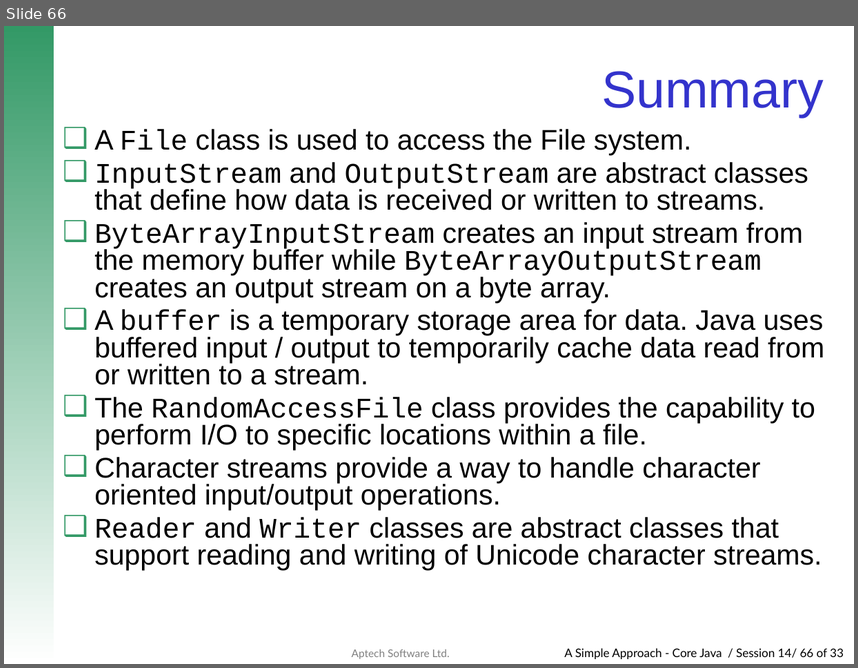
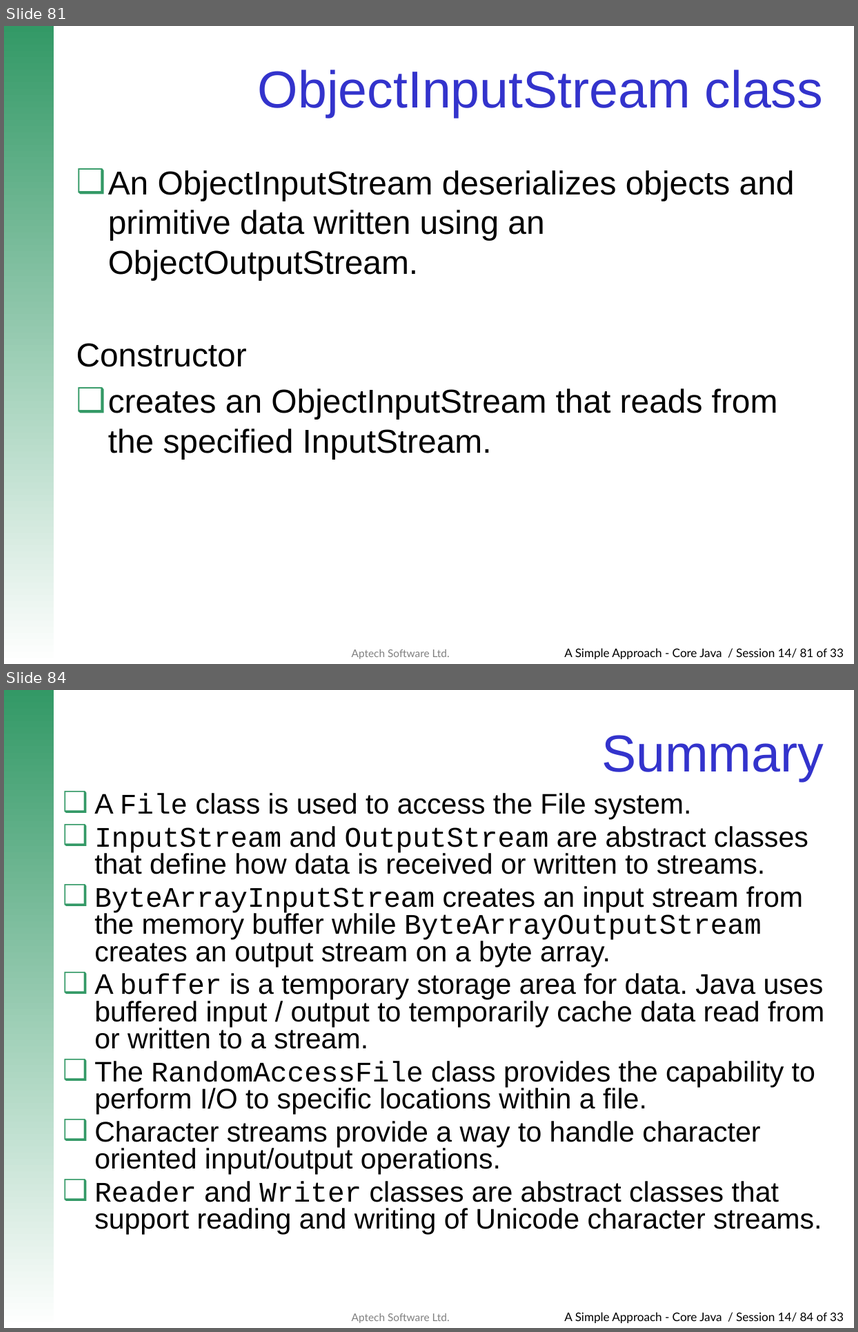
Before and after one commit to Neeti29/Java-Programs, a slide deck: IOPackage.pptx. Shown one above the other, each under a label of ours: slide 66 before the commit, slides 81 and 84 after it; the slides between them are not shown. The pictures are 858x668 and 858x1332 pixels, drawn with LibreOffice and Linux fonts; fonts in the diff are those of the drawing; background and template pictures are left out. Boxes give left, top, right and bottom in pixels: in the first picture for what was removed or moved away, otherwise in the second. Text is boxed around its words. In the diff, an @@ line names an element or a change of style, - is before the commit and + after.

```diff
--- a/IOPackage.pptx
+++ b/IOPackage.pptx
@@ slide 81 added at (4,26,854,664), background #FFFFFF; not listed: 3 template elements that a slide beside it also shows @@
@@ title added at (258,69,823,117), 44 pt, text #3333CC @@
+ObjectInputStream class
@@ text added at (76,170,795,459), 28 pt, text #000000 @@
+❑ An ObjectInputStream deserializes objects and primitive data written using an ObjectOutputStream.
+Constructor
+❑ creates an ObjectInputStream that reads from the specified InputStream.
@@ what was slide 66 is now slide 84 @@
@@ text at (564,1312,844,1323): text changed @@
-A Simple Approach - Core Java / Session 14/ 66 of 33
+A Simple Approach - Core Java / Session 14/ 84 of 33
```
Also in this commit, not shown: 17 other slides added, 1 other file.
